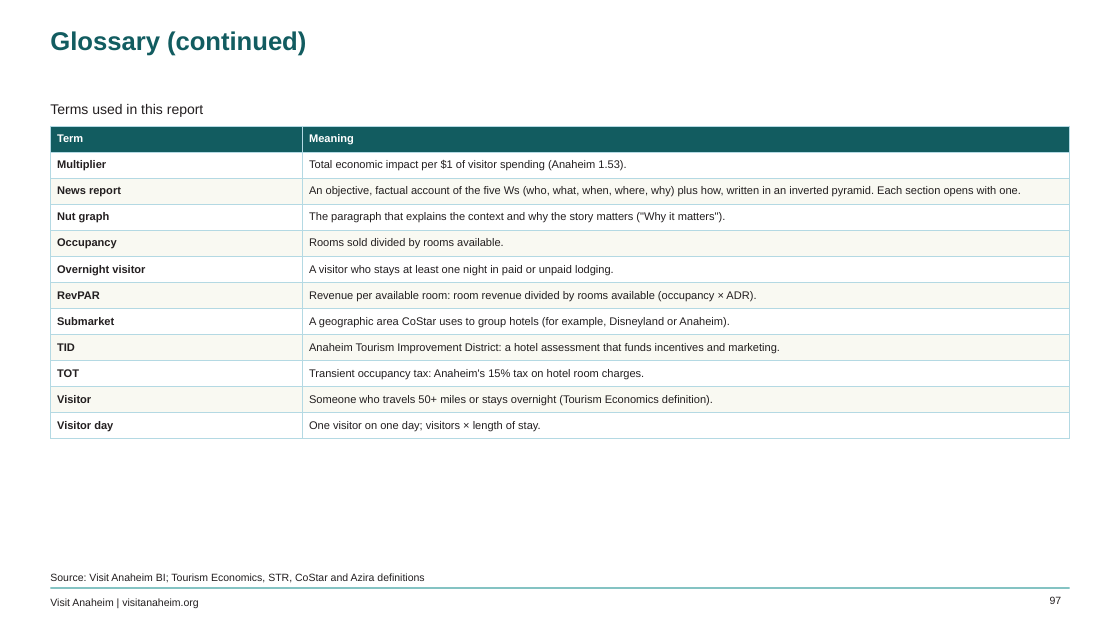
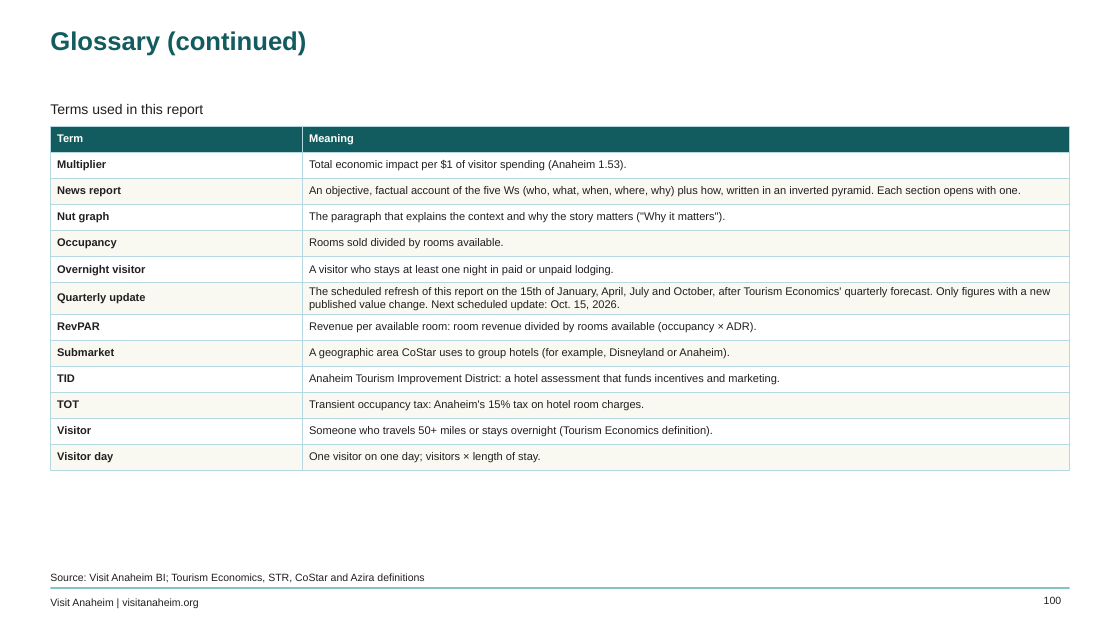
Before and after one commit to bi-visitanaheim/oc-vibe-insights, a slide deck: slide 100 of pipeline/OC_Vibe_Insights.pptx (slide 97 before the commit). Drawn at 1120x630 pixels with LibreOffice and Linux fonts; fonts in the diff are those of the drawing; background and template pictures are left out. Boxes give left, top, right and bottom in pixels: in the first picture for what was removed or moved away, otherwise in the second. Text is boxed around its words. In the diff, an @@ line names an element or a change of style, - is before the commit and + after.

```diff
--- a/pipeline/OC_Vibe_Insights.pptx
+++ b/pipeline/OC_Vibe_Insights.pptx
@@ table at box(50, 126, 1070, 467) @@
+row 7: Quarterly update | The scheduled refresh of this report on the 15th of January, April, July and October, after Tourism Economics' quarterly forecast. Only figures with a new published value change. Next scheduled update: Oct. 15, 2026.
@@ page number at box(1044, 596, 1062, 604): text changed @@
-97
+100
```
Also in this commit, not shown: 15 other slides changed, 3 slides added, 20 other files.
